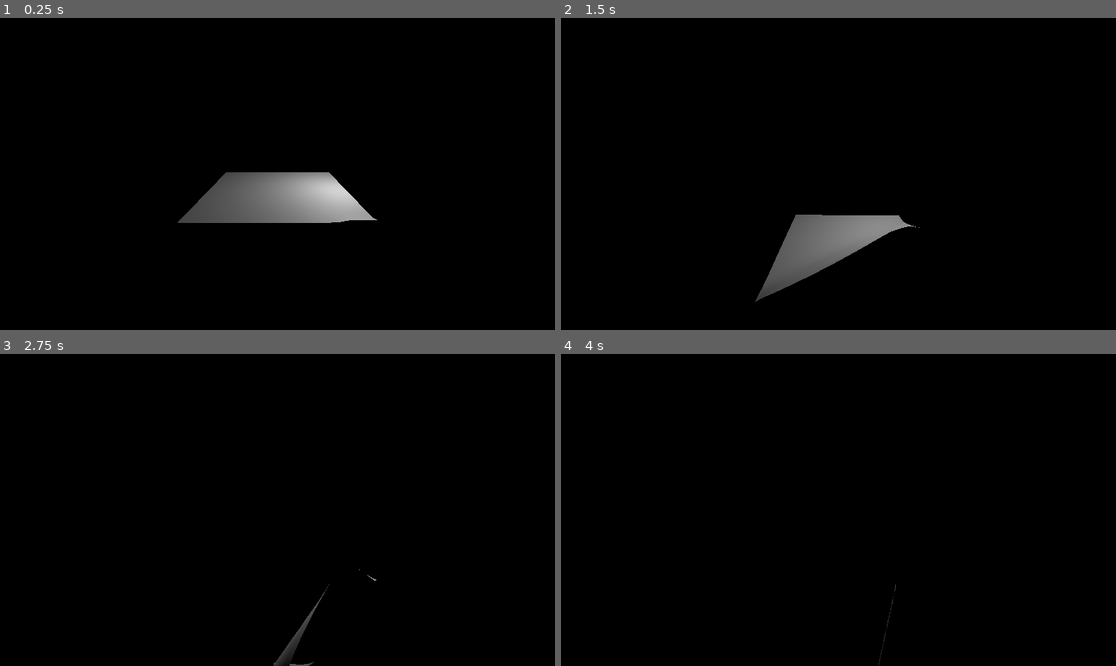
Above: before the commit, frames 1-4 (two rows, left to right).
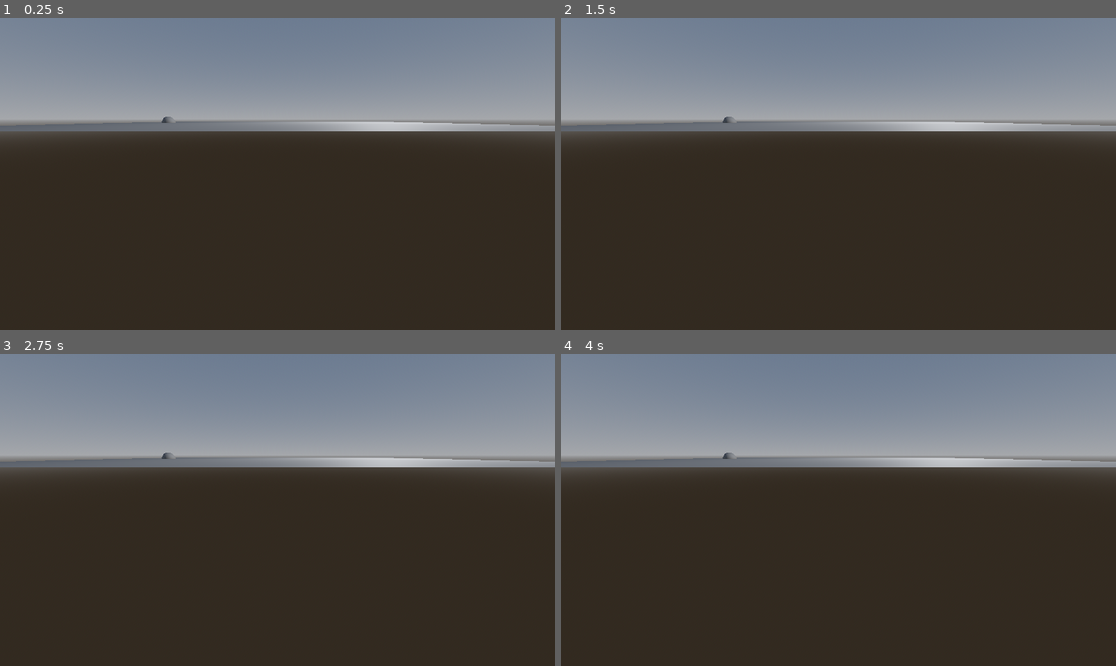
Above: after the commit, the same moments.

Repository: kyle-stevens/boating-game
Game: Godot game, scene res://maps/endless_ocean.tscn
Same seed, same stepped clock (60 frames per second), same inputs: the game is played once before the commit and once after it.
Inputs:
- Up to frame 1 (0.25 s): no input
- Up to frame 2 (1.5 s): no input
- Up to frame 3 (2.75 s): no input
- Up to frame 4 (4 s): no input

The runs differ from the first frame. In frame 1, 100% of the frame differs, in the area x 0-100%, y 0-100%; in frame 2, 100%; in frame 3, 100%; in frame 4, 100%.

Commit message:
Messing around with buoyancy

Diff:
--- /dev/null
+++ b/Hull_Test.gd
@@ -0,0 +1,19 @@
+extends CSGMesh3D
+
+@export var volume : float = 0 # l (1000L = 1 cubic meter)
+@export var density : float = 0 #kg/l
+@export var mass : float = 0 #kg
+
+# force_b = -pgV(p = fluid density, g = accel due to gravity)
+
+var buoyant_force = 0
+
+
+# Called when the node enters the scene tree for the first time.
+func _ready():
+	self.buoyant_force = (1) * 9.8 * volume/2 #assume that half of hull volume is under water.
+
+
+# Called every frame. 'delta' is the elapsed time since the previous frame.
+func _process(delta):
+	pass
--- /dev/null
+++ b/floating_object_test.gd
@@ -0,0 +1,12 @@
+extends Node3D
+
+# Called when the node enters the scene tree for the first time.
+func _ready():
+	pass # Replace with function body.
+
+
+# Called every frame. 'delta' is the elapsed time since the previous frame.
+func _process(delta):
+	print($RigidBody3D.global_position)
+	print($RigidBody3D/Hull_Test.buoyant_force)
+	$RigidBody3D.apply_central_force(Vector3(0, 9.8*$RigidBody3D.mass - $RigidBody3D/Hull_Test.buoyant_force, 0))
--- /dev/null
+++ b/floating_object_test.tscn
@@ -0,0 +1,18 @@
+[gd_scene load_steps=4 format=3 uid="uid://c2uitl4dm3vg3"]
+
+[ext_resource type="Script" path="res://floating_object_test.gd" id="1_rd2ji"]
+[ext_resource type="PackedScene" uid="uid://upqhdei51rt0" path="res://hull_test.tscn" id="2_nyivf"]
+
+[sub_resource type="SphereMesh" id="SphereMesh_7r8hs"]
+
+[node name="floating-object-test" type="Node3D"]
+script = ExtResource("1_rd2ji")
+
+[node name="RigidBody3D" type="RigidBody3D" parent="."]
+gravity_scale = 0.0
+
+[node name="Hull_Test" parent="RigidBody3D" instance=ExtResource("2_nyivf")]
+mesh = SubResource("SphereMesh_7r8hs")
+volume = 2.0
+density = 1.0
+mass = 1.0
--- /dev/null
+++ b/hull_test.tscn
@@ -0,0 +1,6 @@
+[gd_scene load_steps=2 format=3 uid="uid://upqhdei51rt0"]
+
+[ext_resource type="Script" path="res://Hull_Test.gd" id="1_lk03y"]
+
+[node name="Hull_Test" type="CSGMesh3D"]
+script = ExtResource("1_lk03y")
--- a/maps/endless_ocean.tscn
+++ b/maps/endless_ocean.tscn
@@ -1,37 +1,41 @@
-[gd_scene load_steps=3 format=3 uid="uid://drpy5q47llenn"]
+[gd_scene load_steps=7 format=3 uid="uid://drpy5q47llenn"]
 
 [ext_resource type="Script" path="res://maps/endless_ocean.gd" id="1_n05v0"]
+[ext_resource type="PackedScene" uid="uid://c2uitl4dm3vg3" path="res://floating_object_test.tscn" id="2_gso86"]
 
-[sub_resource type="PlaneMesh" id="PlaneMesh_4qojr"]
-size = Vector2(20, 20)
-subdivide_width = 20
-subdivide_depth = 20
+[sub_resource type="ProceduralSkyMaterial" id="ProceduralSkyMaterial_dldkt"]
+
+[sub_resource type="Sky" id="Sky_1rsvu"]
+sky_material = SubResource("ProceduralSkyMaterial_dldkt")
+
+[sub_resource type="Environment" id="Environment_ji547"]
+background_mode = 2
+sky = SubResource("Sky_1rsvu")
+ambient_light_color = Color(1, 1, 1, 1)
+
+[sub_resource type="PlaneMesh" id="PlaneMesh_b2bjh"]
+size = Vector2(25, 25)
 
 [node name="EndlessOcean" type="Node3D"]
 script = ExtResource("1_n05v0")
 
 [node name="Camera3D" type="Camera3D" parent="."]
-transform = Transform3D(1, 0, 0, 0, 0.965432, 0.260656, 0, -0.260656, 0.965432, 0, 11.0931, 28.298)
+transform = Transform3D(1, 0, 0, 0, 0.965432, 0.260656, 0, -0.260656, 0.965432, 0, 0.28803, 17.5747)
 current = true
-
-[node name="SoftBody3D" type="SoftBody3D" parent="."]
-transform = Transform3D(1, 0, 0, 0, 1, 0, 0, 0, 1, 0, 1.38037, 0)
-mesh = SubResource("PlaneMesh_4qojr")
-pinned_points = [2, 3, 1, 0]
-attachments/0/point_index = 2
-attachments/0/spatial_attachment_path = NodePath("")
-attachments/0/offset = Vector3(0, 0, 0)
-attachments/1/point_index = 3
-attachments/1/spatial_attachment_path = NodePath("")
-attachments/1/offset = Vector3(0, 0, 0)
-attachments/2/point_index = 1
-attachments/2/spatial_attachment_path = NodePath("")
-attachments/2/offset = Vector3(0, 0, 0)
-attachments/3/point_index = 0
-attachments/3/spatial_attachment_path = NodePath("")
-attachments/3/offset = Vector3(0, 0, 0)
 
 [node name="OmniLight3D" type="OmniLight3D" parent="."]
 transform = Transform3D(1, 0, 0, 0, 1, 0, 0, 0, 1, 9.46623, 8.133, 0)
 light_energy = 15.0
 omni_range = 46.7608
+
+[node name="WorldEnvironment" type="WorldEnvironment" parent="."]
+environment = SubResource("Environment_ji547")
+
+[node name="RigidBody3D" type="RigidBody3D" parent="."]
+gravity_scale = 0.0
+
+[node name="CSGMesh3D" type="CSGMesh3D" parent="RigidBody3D"]
+mesh = SubResource("PlaneMesh_b2bjh")
+
+[node name="floating-object-test" parent="." instance=ExtResource("2_gso86")]
+transform = Transform3D(1, 0, 0, 0, 1, 0, 0, 0, 1, -9.10174, 0, 0)
